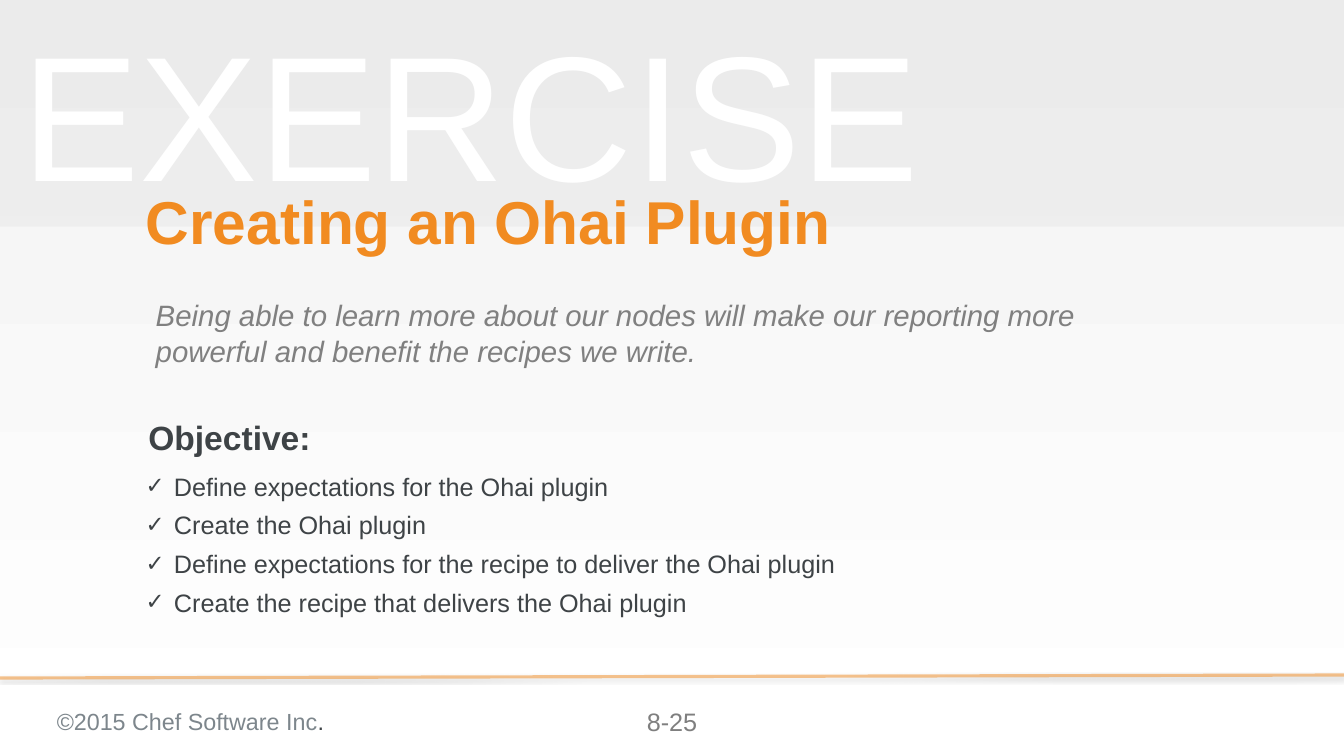
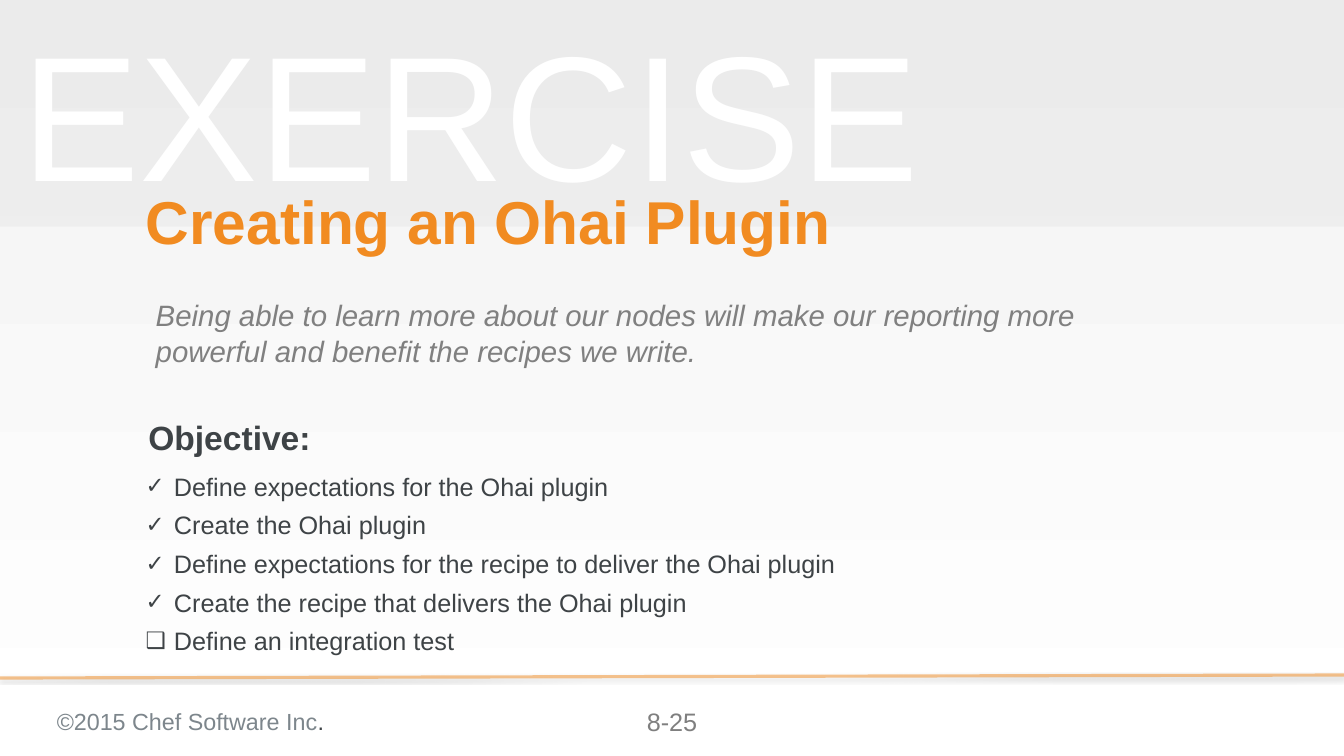
Before and after one commit to chef-training/extending_cookbooks, a slide deck: slide 25 of 08-creating_ohai_plugins.pptx. Drawn at 1344x756 pixels with LibreOffice and Linux fonts; fonts in the diff are those of the drawing; background and template pictures are left out. Boxes give left, top, right and bottom in pixels: in the first picture for what was removed or moved away, otherwise in the second. Text is boxed around its words. In the diff, an @@ line names an element or a change of style, - is before the commit and + after.

Commit message:
Updates the 08 Ohai module

```diff
--- a/08-creating_ohai_plugins.pptx
+++ b/08-creating_ohai_plugins.pptx
@@ text at [174,631,454,655]: paragraph added @@
+❑ Define an integration test
```
Also in this commit, not shown: 8 other slides changed, 5 slides added.
